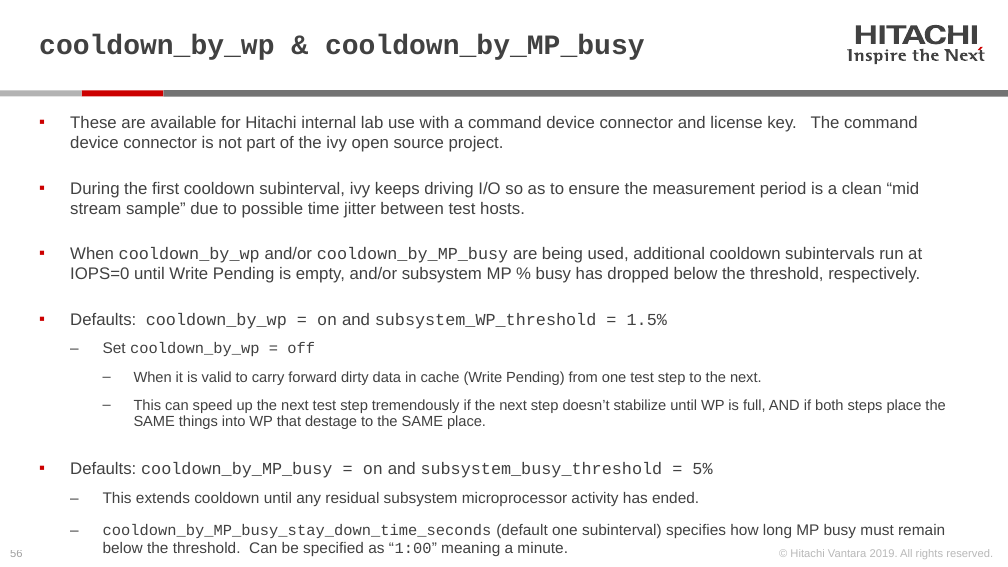
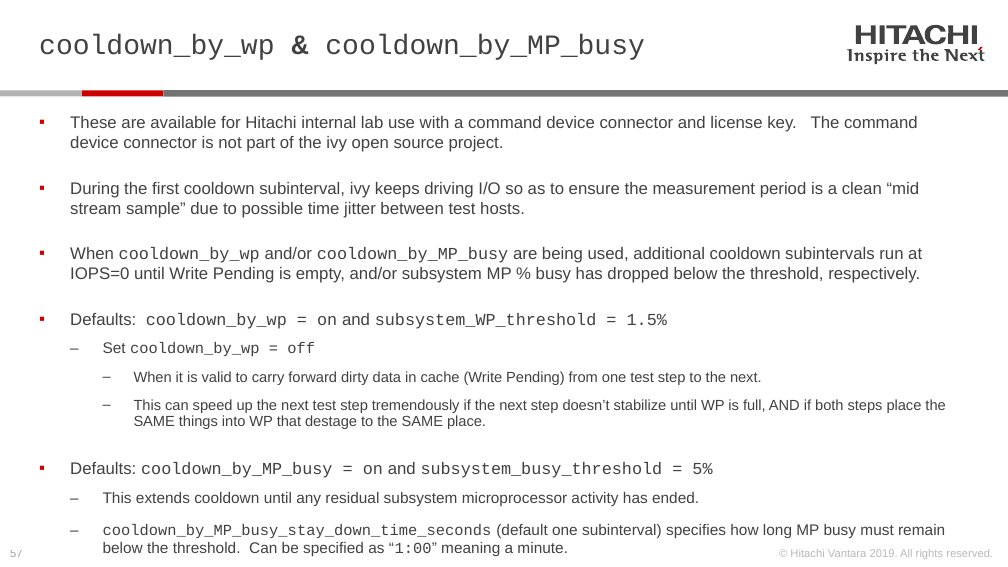
Before and after one commit to Hitachi-Data-Systems/ivy, a slide deck: slide 57 of doc/Programming the ivy engine.pptx (slide 56 before the commit). Drawn at 1008x567 pixels with LibreOffice and Linux fonts; fonts in the diff are those of the drawing. Boxes give left, top, right and bottom in pixels: in the first picture for what was removed or moved away, otherwise in the second. Text is boxed around its words. In the diff, an @@ line names an element or a change of style, - is before the commit and + after.

```diff
--- a/doc/Programming the ivy engine.pptx
+++ b/doc/Programming the ivy engine.pptx
@@ title "cooldown_by_wp & cooldown_by_MP_busy" at [39,34,645,60]: bold off @@
@@ page number at [10,550,22,557]: text changed @@
-56
+57
```
Also in this commit, not shown: 53 other slides changed, 2 slides added, 1 slide removed, 12 other files.
